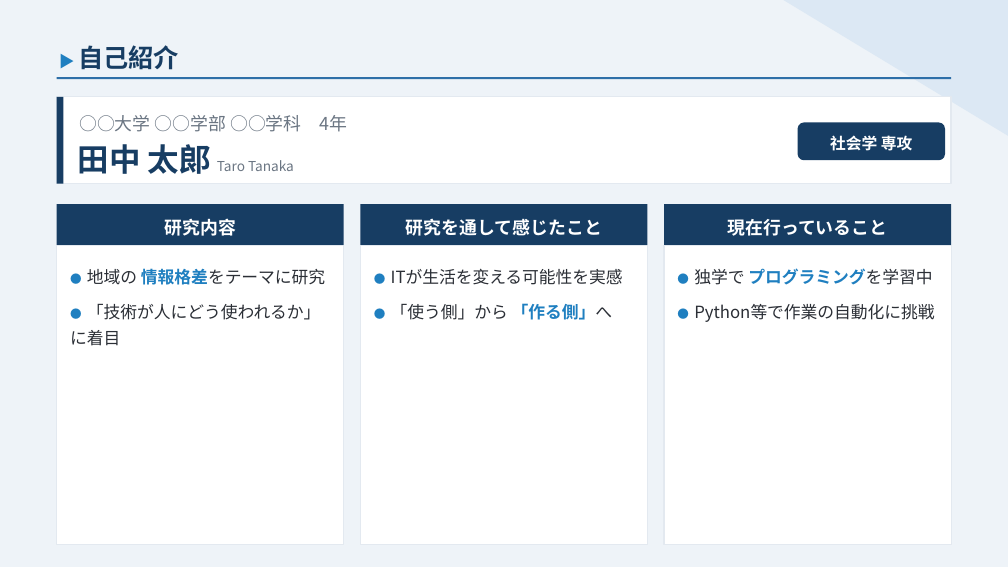
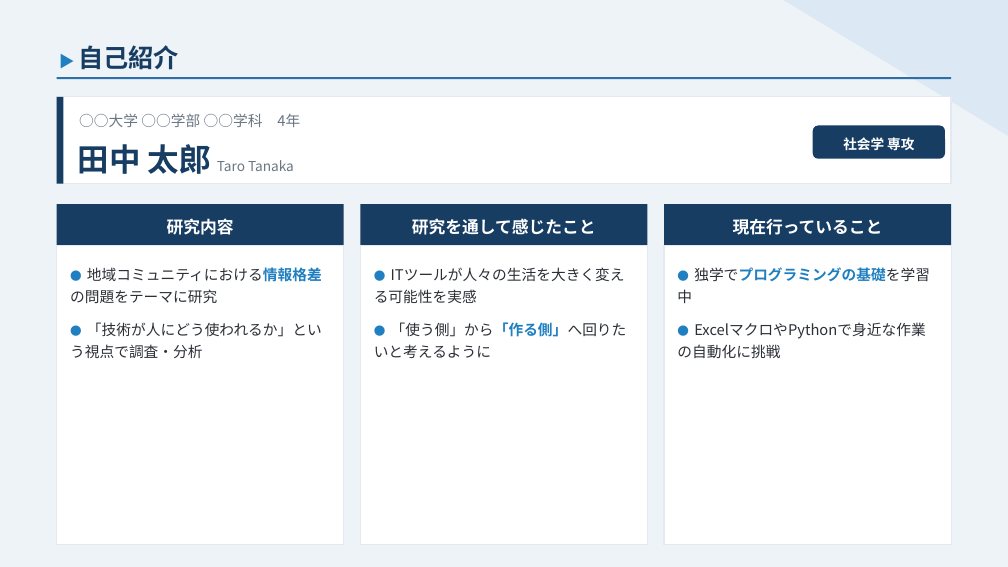
Before and after one commit to Yokochi513/Procson, a slide deck: slide 1 of recruitment-slides/es-slides.pptx. Drawn at 1008x567 pixels with LibreOffice and Linux fonts; fonts in the diff are those of the drawing. Boxes give left, top, right and bottom in pixels: in the first picture for what was removed or moved away, otherwise in the second. Text is boxed around its words. In the diff, an @@ line names an element or a change of style, - is before the commit and + after.

```diff
--- a/recruitment-slides/es-slides.pptx
+++ b/recruitment-slides/es-slides.pptx
@@ text "○○大学 ○○学部 ○○学科 4年" at (79,113,300,127): size 17 to 14 pt @@
@@ text "社会学 専攻": place and size @@
-text "社会学 専攻" at (830,135,912,151)
+text "社会学 専攻" at (843,137,914,151)
@@ text "社会学 専攻" at (843,137,914,151): size 15 to 13 pt @@
@@ rounded rectangle: place and size @@
-rounded rectangle at (798,123,945,160)
+rounded rectangle at (813,126,945,159)
@@ size 17 to 16 pt in 3 elements at (167,218,234,235), (412,218,596,235), (733,219,883,235) @@
@@ text at (70,267,322,358): text changed; size 16 to 14 pt @@
-● 地域の 情報格差をテーマに研究
-● 「技術が人にどう使われるか」に着目
+● 地域コミュニティにおける情報格差の問題をテーマに研究
+● 「技術が人にどう使われるか」という視点で調査・分析
@@ text at (677,267,930,303): text changed; size 16 to 14 pt @@
-● 独学で プログラミングを学習中
-● Python等で作業の自動化に挑戦
+● 独学でプログラミングの基礎を学習中
+● ExcelマクロやPythonで身近な作業の自動化に挑戦
@@ text at (374,322,627,358): text changed; size 16 to 14 pt @@
-● ITが生活を変える可能性を実感
-● 「使う側」から 「作る側」へ
+● ITツールが人々の生活を大きく変える可能性を実感
+● 「使う側」から「作る側」へ回りたいと考えるように
```
Also in this commit, not shown: 2 other slides changed, 1 other file.
